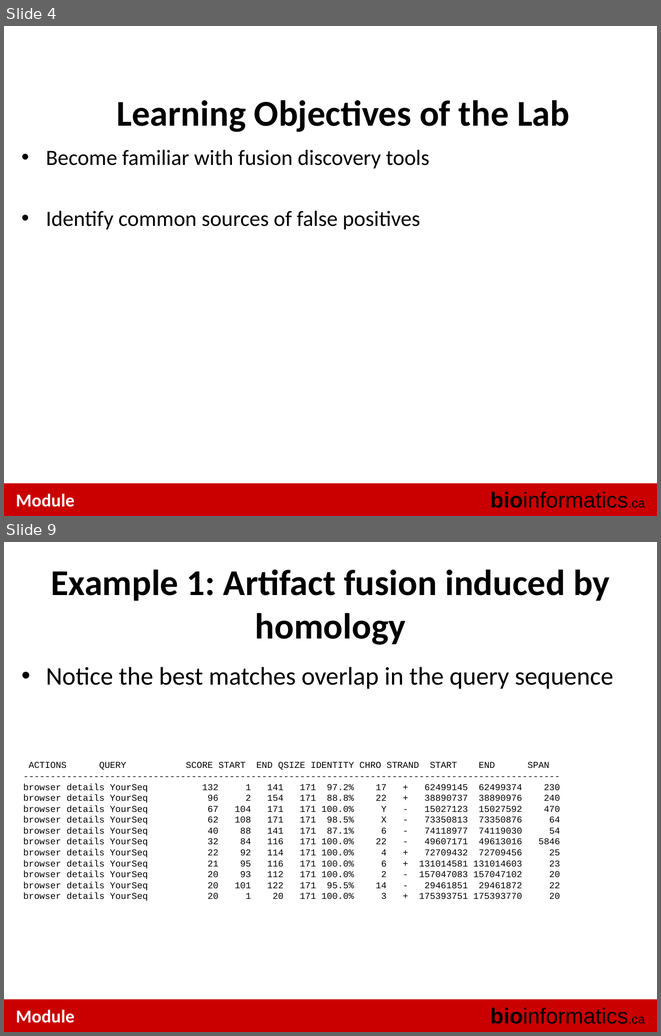
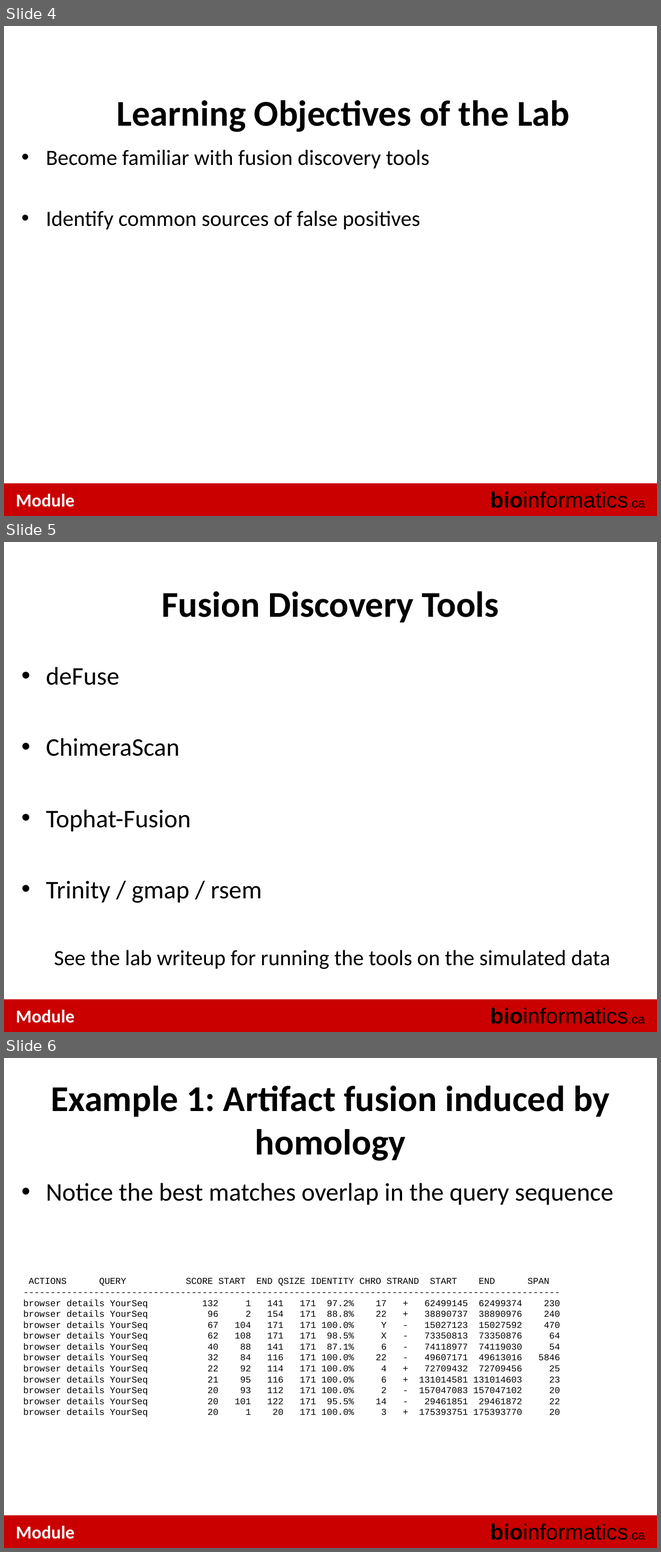
Before and after one commit to tinyheero/BICG-2016, a slide deck: gene_fusions/content/CBW_BiCG_GeneFusionsLab_2014.pptx. Shown one above the other, each under a label of ours: slides 4 and 9 before the commit, slides 4, 5 and 6 after it; the slides between them are not shown. The pictures are 661x1036 and 661x1552 pixels, drawn with LibreOffice and Linux fonts; fonts in the diff are those of the drawing. Boxes give left, top, right and bottom in pixels: in the first picture for what was removed or moved away, otherwise in the second. Text is boxed around its words. In the diff, an @@ line names an element or a change of style, - is before the commit and + after.

```diff
--- a/gene_fusions/content/CBW_BiCG_GeneFusionsLab_2014.pptx
+++ b/gene_fusions/content/CBW_BiCG_GeneFusionsLab_2014.pptx
@@ slide 5 added at (4, 542, 657, 1032), background #FFFFFF; not listed: 3 template elements that a slide beside it also shows @@
@@ title added at (161, 591, 498, 623), 40 pt, text #000000, bold @@
+Fusion Discovery Tools
@@ text added at (46, 667, 610, 969), 24 pt, text #000000 @@
+• deFuse
+• ChimeraScan
+• Tophat-Fusion
+• Trinity / gmap / rsem
+  See the lab writeup for running the tools on the simulated data
@@ what was slide 9 is now slide 6 @@
```
Also in this commit, not shown: 3 slides changed, 1 other slide added, 1 slide removed, 1 other file.
